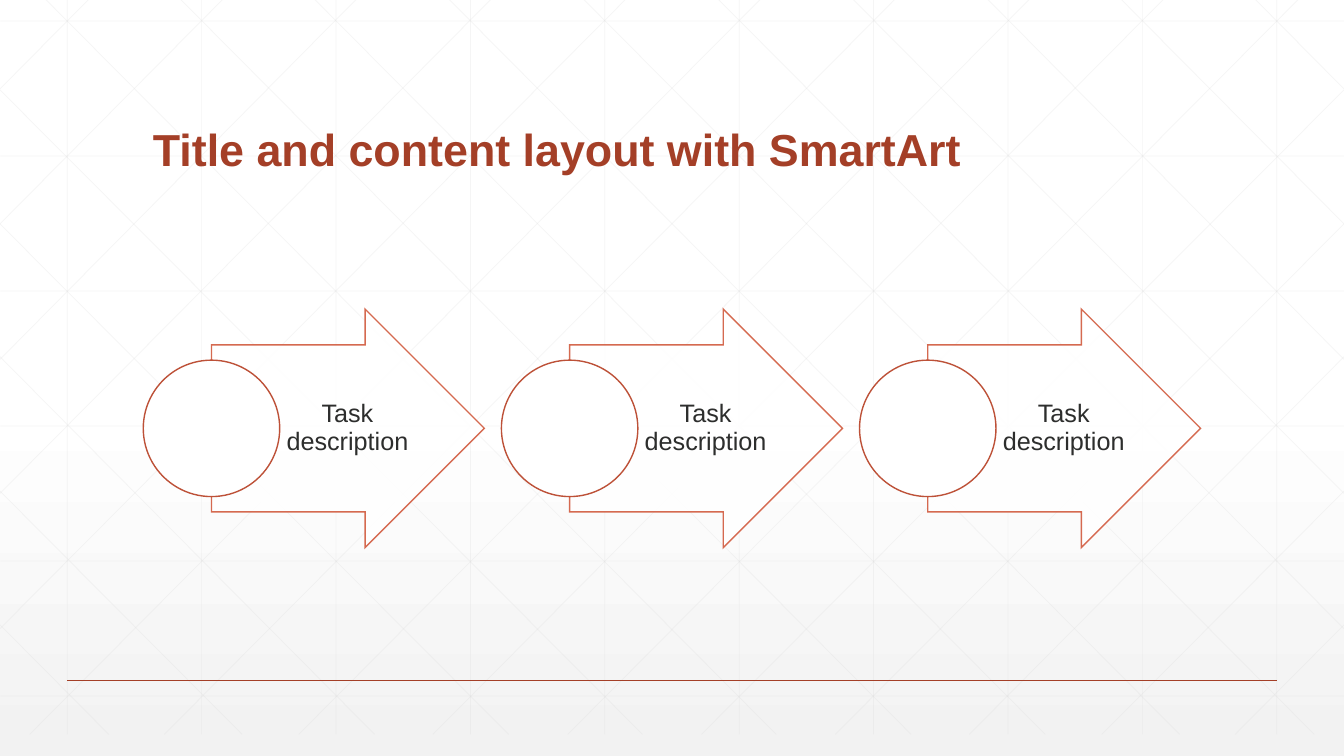
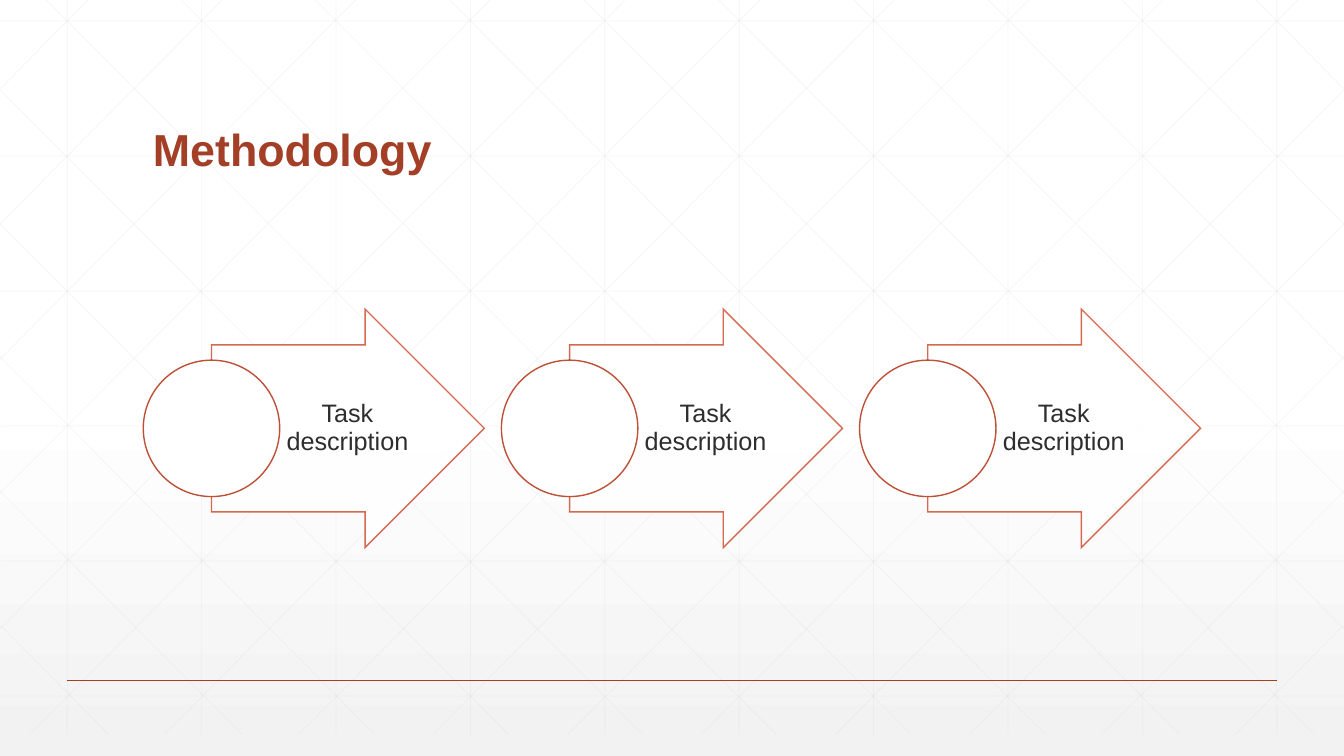
Before and after one commit to Demostroyer/interview-project, a slide deck: slide 6 of presentation/New Thesis Presentation.pptx. Drawn at 1344x756 pixels with LibreOffice and Linux fonts; fonts in the diff are those of the drawing. Boxes give left, top, right and bottom in pixels: in the first picture for what was removed or moved away, otherwise in the second. Text is boxed around its words. In the diff, an @@ line names an element or a change of style, - is before the commit and + after.

Commit message:
Added in text and photos to some slides

```diff
--- a/presentation/New Thesis Presentation.pptx
+++ b/presentation/New Thesis Presentation.pptx
@@ title at (153, 133, 432, 175): text changed @@
-Title and content layout with SmartArt
+Methodology
```
Also in this commit, not shown: 4 other slides changed, 4 slides added, 5 slides removed.
